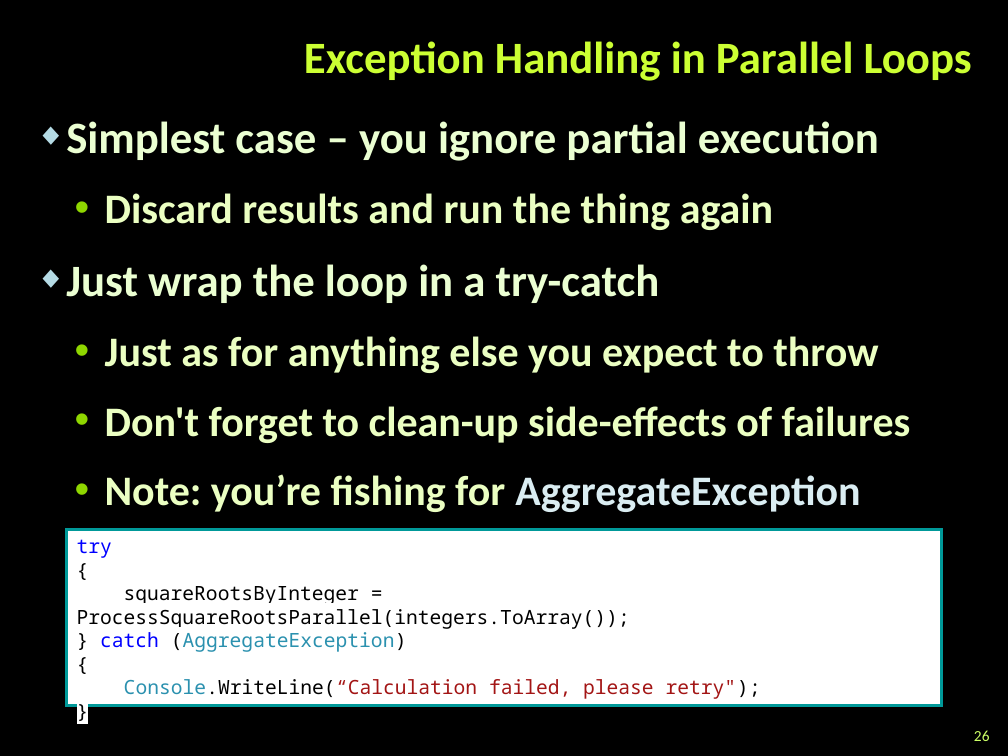
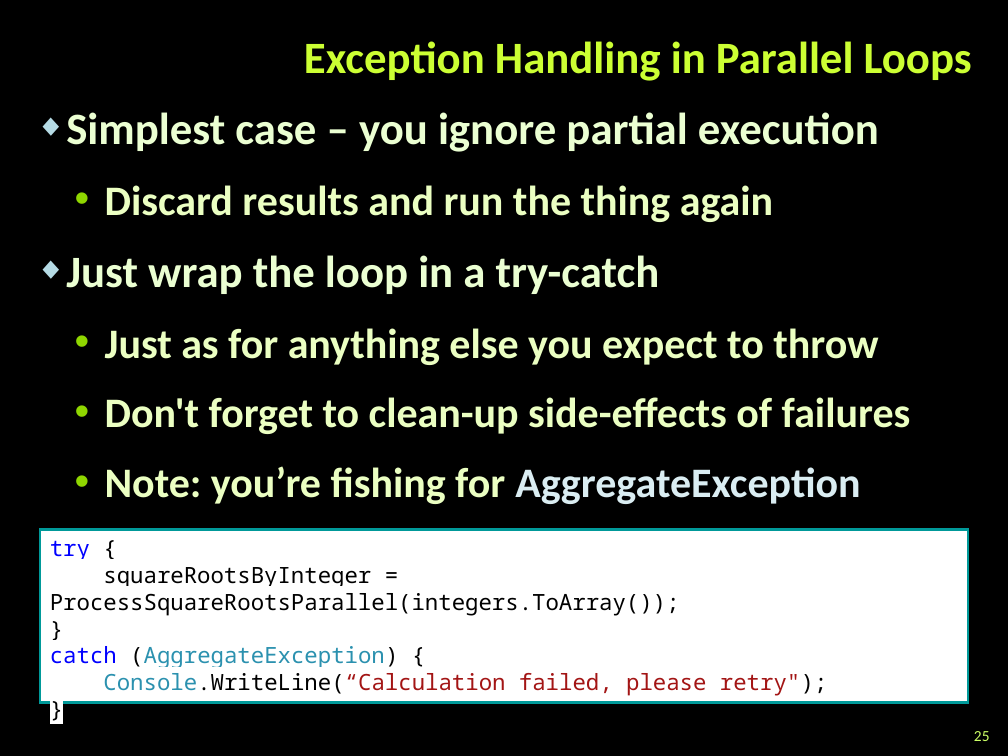
Before and after one commit to TelerikAcademy/Windows-Applications, a slide deck: slide 25 of 14. Asynchronous-Programming-in-CSharp/Asynchronous Programming in CSharp.pptx (slide 26 before the commit). Drawn at 1008x756 pixels with LibreOffice and Linux fonts; fonts in the diff are those of the drawing; background and template pictures are left out. Boxes give left, top, right and bottom in pixels: in the first picture for what was removed or moved away, otherwise in the second. Text is boxed around its words. In the diff, an @@ line names an element or a change of style, - is before the commit and + after.

```diff
--- a/14. Asynchronous-Programming-in-CSharp/Asynchronous Programming in CSharp.pptx
+++ b/14. Asynchronous-Programming-in-CSharp/Asynchronous Programming in CSharp.pptx
@@ text "Simplest case – you ignore ...": place and size @@
-text "Simplest case – you ignore ..." at box(66, 121, 911, 512)
+text "Simplest case – you ignore ..." at box(66, 112, 911, 504)
@@ rectangle "try {": place and size @@
-rectangle "try {" at box(67, 529, 941, 706)
+rectangle "try {" at box(40, 529, 969, 703)
@@ text in rectangle at box(50, 540, 90, 559): text changed; size 14 to 16 pt @@
-try
-{
+try {
@@ text in rectangle at box(50, 567, 827, 696): size 14 to 16 pt in "squareRootsByInteger = ProcessSquareRootsParallel(integers.T ...", "Console.WriteLine(“Calculation failed, please retry");", "}" @@
@@ text in rectangle at box(50, 646, 398, 667): text changed; size 14 to 16 pt @@
-} catch (AggregateException)
-{
+}
+catch (AggregateException) {
@@ page number at box(974, 731, 990, 741): text changed @@
-26
+25
```
Also in this commit, not shown: 34 other slides changed, 3 slides removed, 35 other files.
